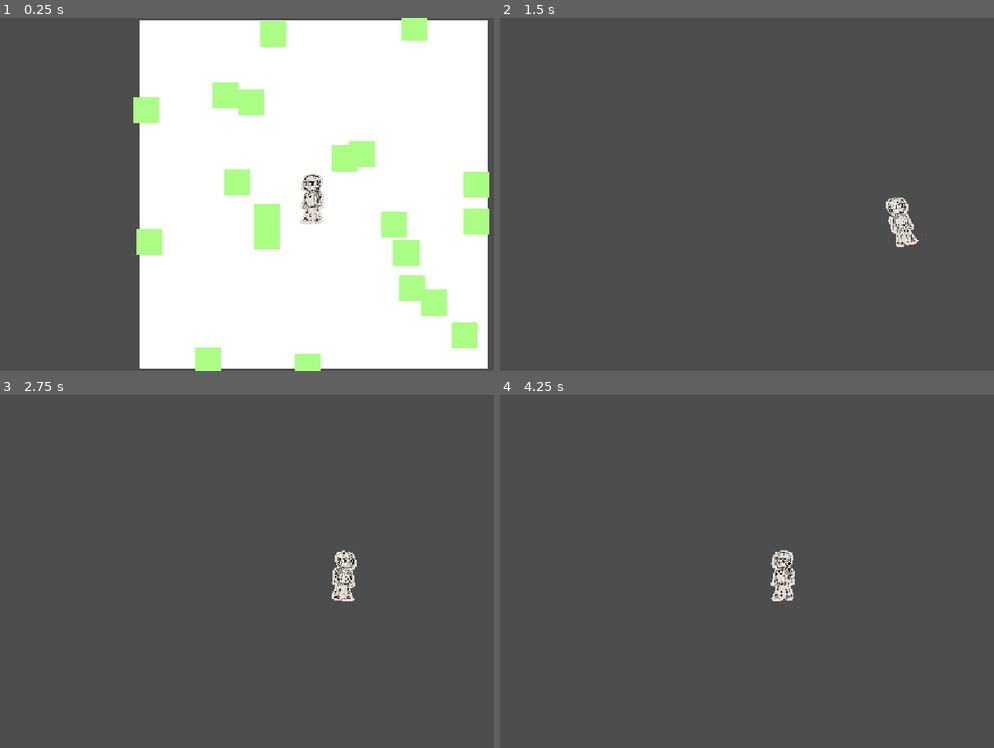
Above: before the commit, frames 1-4 (two rows, left to right).
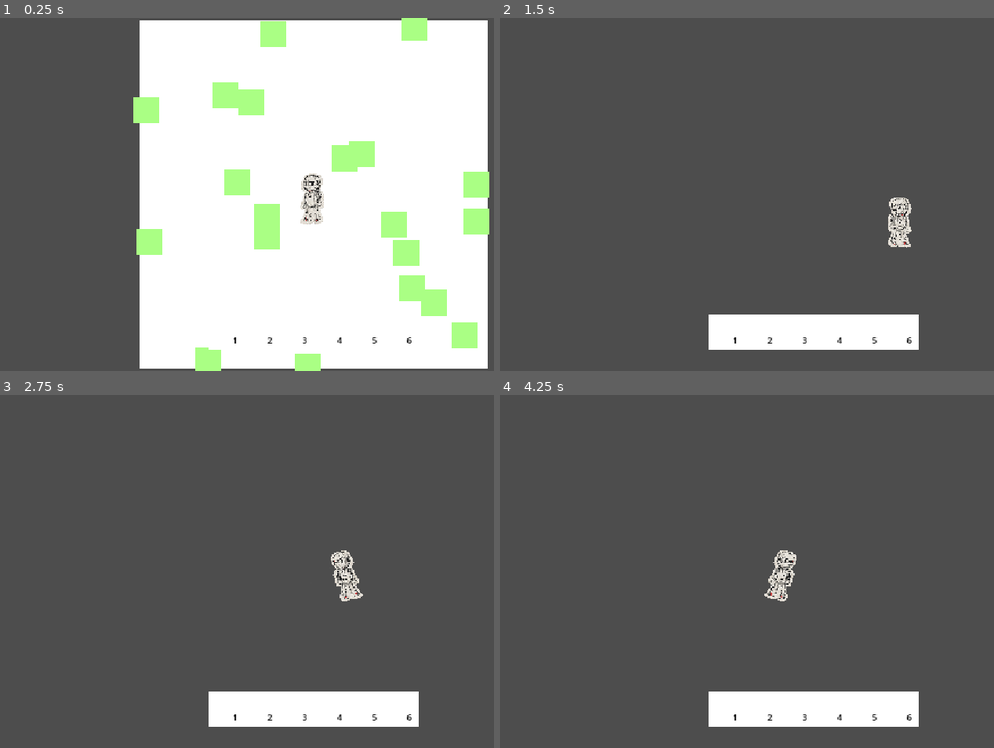
Above: after the commit, the same moments.

Repository: Duckwastakon/brackeysJam
Game: Godot game, scene res://animals/scene/map.tscn
The game is run twice, just before and just after one commit, with the same random seed, the same clock (stepped at 60 frames per second) and the same inputs. The project has no main scene, so this scene is started directly.
Inputs (mouse positions are in pixels of both pictures, inside the frame that each line leads up to):
- Up to frame 1 (0.25 s): no input
- Up to frame 2 (1.5 s): tap Enter at 0.5 s; move the mouse to (949, 176) at 0.52 s; hold D (right) 0.53-1.28 s; tap Shift (shift) at 0.6 s; click (949, 176) at 0.67 s; tap 1 (1, bound only after the commit) at 0.8, 1.35 s; move the mouse to (687, 212) at 1.27 s; hold S (down) from 1.28 s (still down)
- Up to frame 3 (2.75 s): tap 2 (2, bound only after the commit) at 1.55, 2.1 s; move the mouse to (375, 493) at 2.02 s; release S (down) at 2.03 s; hold D (right) from 2.03 s (still down); tap 3 (3, bound only after the commit) at 2.3 s
- Up to frame 4 (4.25 s): move the mouse to (781, 642) at 2.77 s; release D (right) at 2.78 s; hold W (up) 2.78-3.53 s; tap 3 (3, bound only after the commit) at 2.85 s; click (781, 642) at 2.92 s; tap 4 (4, bound only after the commit) at 3.05, 3.6 s; move the mouse to (outside the picture) at 3.52 s; hold A (left) from 3.53 s (still down); tap 5 (5, bound only after the commit) at 3.8 s

The runs differ from the first frame. In frame 1, less than 0.1% of the frame differs, in the area x 42-84%, y 90-94%; in frame 2, 4.7%; in frame 3, 4.7%, in the area x 42-85%, y 44-94%; in frame 4, 4.7%.
Error in both runs: Invalid access to property or key 'damage' on a base object of type 'Area2D'. (res://player/attacking_controller.gd:38)

Commit message:
bit of inventory functionality

Diff:
--- a/global.gd
+++ b/global.gd
@@ -20,7 +20,7 @@
 		else:
 			objectSprite.flip_h=false
 
-		var wobbleSpeed = 1000 / (abs(velocity.x) + abs(velocity.y))
+		var wobbleSpeed =  (abs(velocity.x) + abs(velocity.y)) / 500
 		var maxWobbleDistance = clampf(2000 / (abs(velocity.x) + abs(velocity.y)) * 15, 5, 15)
 
 		if(objectSprite.rotation_degrees == maxWobbleDistance * rotatingState):
--- a/inventory.gd
+++ b/inventory.gd
@@ -10,6 +10,7 @@
 func _ready() -> void:
 	for i in inventorySize:
 		inventory.append("")
+		invAmounts.append(0)
 
 	drawInventory()
 
@@ -38,7 +39,7 @@
 			for i in inventory.size():
 				if inventory[i] == "":
 					inventory[i] = itemName
-					invAmounts[i] = 1
+					invAmounts[i] += 1
 					return true
 	else:
 		for i in inventory.size():
@@ -66,7 +67,7 @@
 	return false
 
 func dropItem(ind):
-	var item = inventory[ind]
+	var item = [inventory[ind], invAmounts[ind]]
 	inventory[ind] = ""
 	invAmounts[ind] = 0
 	return item
--- a/player/player.gd
+++ b/player/player.gd
@@ -4,6 +4,12 @@
 @export var maxSpeed = [500, 1000]
 @export var accelerations = [150, 250]
 @export var deceleration = 100
+
+@onready var playerArt = $playerArt
+@onready var inventory = $inventory
+
+var equipedSlot = 1
+var equipedItem = ""
 
 func _physics_process(delta: float) -> void:
 	var movementDirection = Vector2(Input.get_axis("left", "right"),
@@ -36,11 +42,35 @@
 		else:
 			velocity.y = velocity.y / abs(velocity.y) * maxSpeed[movingState]
 
-var rotatingState = -1
-@onready var playerArt = $playerArt
-
 func _input(event: InputEvent) -> void:
 	if Input.is_action_just_pressed("shift"):
 		movingState = 1
 	if Input.is_action_just_released("shift") and movingState == 1:
 		movingState = 0
+
+	if Input.is_action_just_pressed("1"):
+		equipedSlot = 0
+		equipedItem = inventory.getItem(equipedSlot)[0]
+	if Input.is_action_just_pressed("2"):
+		equipedSlot = 1
+		equipedItem = inventory.getItem(equipedSlot)[0]
+	if Input.is_action_just_pressed("3"):
+		equipedSlot = 2
+		equipedItem = inventory.getItem(equipedSlot)[0]
+	if Input.is_action_just_pressed("4"):
+		equipedSlot = 3
+		equipedItem = inventory.getItem(equipedSlot)[0]
+	if Input.is_action_just_pressed("5"):
+		equipedSlot = 4
+		equipedItem = inventory.getItem(equipedSlot)[0]
+	if Input.is_action_just_pressed("6"):
+		equipedSlot = 5
+		equipedItem = inventory.getItem(equipedSlot)[0]
+
+	if Input.is_action_just_pressed("q"):
+		var droppedItem = inventory.dropItem(equipedSlot)
+		print(droppedItem)
+
+func _on_item_pickup_area_entered(area: Area2D) -> void:
+	if(inventory.pickUpItem(area.get_parent().itemName)):
+		area.get_parent().queue_free()
--- a/player/player.tscn
+++ b/player/player.tscn
@@ -2,9 +2,13 @@
 
 [ext_resource type="Script" uid="uid://btnvshrl6uq3a" path="res://player/player.gd" id="1_oul6g"]
 [ext_resource type="Texture2D" uid="uid://dtk6ydc7bdkuv" path="res://drawn assets/player.PNG" id="2_rkbax"]
-[ext_resource type="PackedScene" path="res://player/attacking_controller.tscn" id="3_g1dw6"]
+[ext_resource type="PackedScene" uid="uid://be2n0j4kn3iek" path="res://player/attacking_controller.tscn" id="3_g1dw6"]
+[ext_resource type="PackedScene" uid="uid://cjf0m67tueaka" path="res://player/inventory.tscn" id="4_yw30f"]
 
 [sub_resource type="RectangleShape2D" id="RectangleShape2D_rkbax"]
+size = Vector2(48, 48)
+
+[sub_resource type="RectangleShape2D" id="RectangleShape2D_yw30f"]
 size = Vector2(48, 48)
 
 [node name="player" type="CharacterBody2D" unique_id=1107822596]
@@ -23,3 +27,14 @@
 [node name="Camera2D" type="Camera2D" parent="." unique_id=274782353]
 position_smoothing_enabled = true
 position_smoothing_speed = 8.0
+
+[node name="inventory" parent="." unique_id=313071139 instance=ExtResource("4_yw30f")]
+
+[node name="itemPickup" type="Area2D" parent="." unique_id=1878031524]
+collision_layer = 2
+collision_mask = 2
+
+[node name="CollisionShape2D" type="CollisionShape2D" parent="itemPickup" unique_id=445504645]
+shape = SubResource("RectangleShape2D_yw30f")
+
+[connection signal="area_entered" from="itemPickup" to="." method="_on_item_pickup_area_entered"]
--- a/project.godot
+++ b/project.godot
@@ -59,6 +59,41 @@
 , Object(InputEventKey,"resource_local_to_scene":false,"resource_name":"","device":-1,"window_id":0,"alt_pressed":false …(186 unchanged characters)…
 ]
 }
+1={
+"deadzone": 0.2,
+"events": [Object(InputEventKey,"resource_local_to_scene":false,"resource_name":"","device":-1,"window_id":0,"alt_pressed":false,"shift_pressed":false,"ctrl_pressed":false,"meta_pressed":false,"pressed":false,"keycode":0,"physical_keycode":49,"key_label":0,"unicode":49,"location":0,"echo":false,"script":null)
+]
+}
+2={
+"deadzone": 0.2,
+"events": [Object(InputEventKey,"resource_local_to_scene":false,"resource_name":"","device":-1,"window_id":0,"alt_pressed":false,"shift_pressed":false,"ctrl_pressed":false,"meta_pressed":false,"pressed":false,"keycode":0,"physical_keycode":50,"key_label":0,"unicode":50,"location":0,"echo":false,"script":null)
+]
+}
+3={
+"deadzone": 0.2,
+"events": [Object(InputEventKey,"resource_local_to_scene":false,"resource_name":"","device":-1,"window_id":0,"alt_pressed":false,"shift_pressed":false,"ctrl_pressed":false,"meta_pressed":false,"pressed":false,"keycode":0,"physical_keycode":51,"key_label":0,"unicode":51,"location":0,"echo":false,"script":null)
+]
+}
+4={
+"deadzone": 0.2,
+"events": [Object(InputEventKey,"resource_local_to_scene":false,"resource_name":"","device":-1,"window_id":0,"alt_pressed":false,"shift_pressed":false,"ctrl_pressed":false,"meta_pressed":false,"pressed":false,"keycode":0,"physical_keycode":52,"key_label":0,"unicode":52,"location":0,"echo":false,"script":null)
+]
+}
+5={
+"deadzone": 0.2,
+"events": [Object(InputEventKey,"resource_local_to_scene":false,"resource_name":"","device":-1,"window_id":0,"alt_pressed":false,"shift_pressed":false,"ctrl_pressed":false,"meta_pressed":false,"pressed":false,"keycode":0,"physical_keycode":53,"key_label":0,"unicode":53,"location":0,"echo":false,"script":null)
+]
+}
+6={
+"deadzone": 0.2,
+"events": [Object(InputEventKey,"resource_local_to_scene":false,"resource_name":"","device":-1,"window_id":0,"alt_pressed":false,"shift_pressed":false,"ctrl_pressed":false,"meta_pressed":false,"pressed":false,"keycode":0,"physical_keycode":54,"key_label":0,"unicode":54,"location":0,"echo":false,"script":null)
+]
+}
+q={
+"deadzone": 0.2,
+"events": [Object(InputEventKey,"resource_local_to_scene":false,"resource_name":"","device":-1,"window_id":0,"alt_pressed":false,"shift_pressed":false,"ctrl_pressed":false,"meta_pressed":false,"pressed":false,"keycode":0,"physical_keycode":81,"key_label":0,"unicode":113,"location":0,"echo":false,"script":null)
+]
+}
 
 [physics]
 
--- a/resources/dropped_item.gd
+++ b/resources/dropped_item.gd
@@ -2,6 +2,7 @@
 
 const decel = 1
 var startingScale = 1
+const itemName = "sticks"
 
 func _ready() -> void:
 	startingScale = $ColorRect.scale.x
